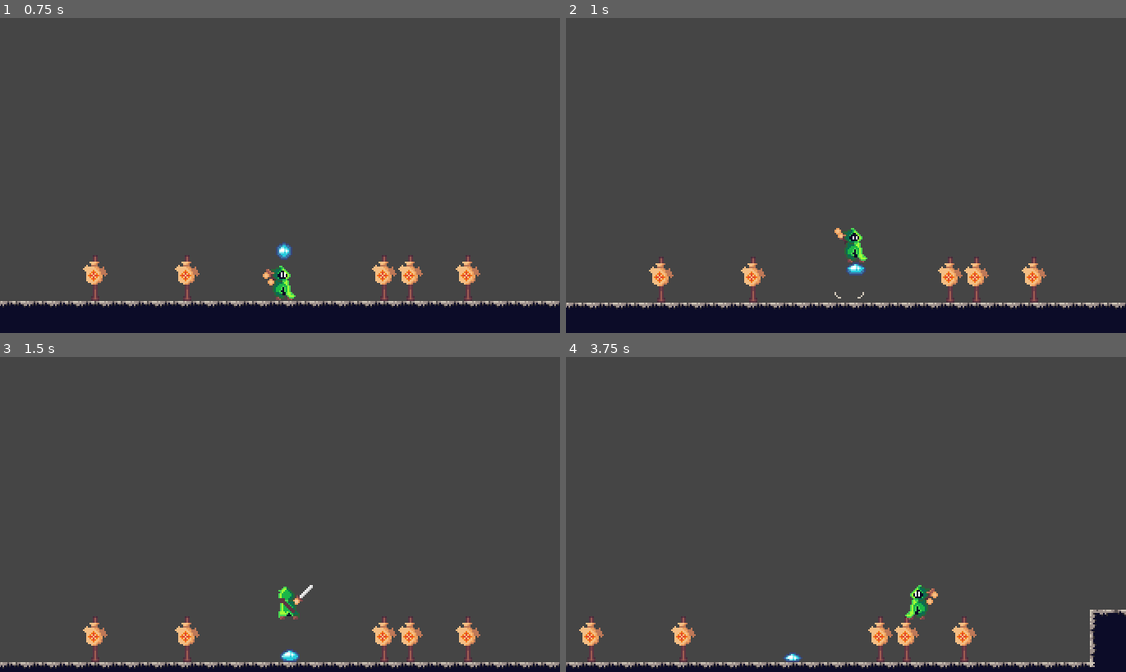
Above: before the commit, frames 1-4 (two rows, left to right).
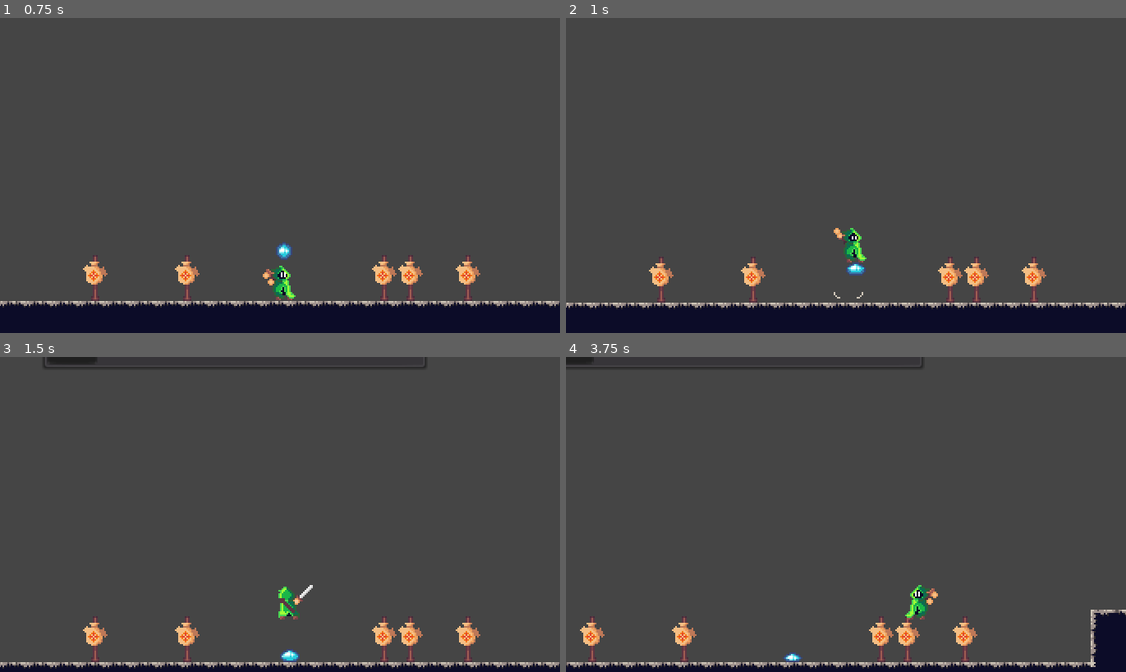
Above: after the commit, the same moments.

Repository: KrzysztofStaron/actionPlatformer
Game: Godot game, scene res://scenes/game.tscn
Two runs of this game, one before a commit and one after it. Both use one fixed random seed, a clock stepped at 60 frames per second and the inputs below.
Inputs (mouse positions are in pixels of both pictures, inside the frame that each line leads up to):
- Up to frame 1 (0.75 s): move the mouse to (403, 159) at 0.52 s; press the mouse at (403, 159) at 0.53 s; hold D (move_right) from 0.53 s (still down)
- Up to frame 2 (1 s): keep holding D (move_right); tap Space (jump) at 0.77 s
- Up to frame 3 (1.5 s): move the mouse to (168, 530) at 1.27 s; release D (move_right) at 1.28 s; release the mouse at (168, 530) at 1.28 s; hold A (move_left) from 1.28 s (still down); tap Ctrl (walk) at 1.35 s
- Up to frame 4 (3.75 s): tap Space (jump) at 1.52, 3.02 s; move the mouse to (902, 445) at 2.02 s; release A (move_left) at 2.03 s; press the mouse at (902, 445) at 2.03 s; hold D (move_right) 2.03-3.53 s; move the mouse to (818, 577) at 2.77 s; release the mouse at (818, 577) at 2.78 s; tap Ctrl (walk) at 2.85 s; move the mouse to (1014, 561) at 3.52 s; press the mouse at (1014, 561) at 3.53 s; hold A (move_left) from 3.53 s (still down)

Frame 1 is identical in both runs. In frame 2, 0.1% of the frame differs, in the area x 47-54%, y 66-90%; in frame 3, 0.6%; in frame 4, 1.5%, in the area x 0-100%, y 0-99%.

Commit message:
separate atack

Diff:
--- /dev/null
+++ b/player/data/atack.gd
@@ -0,0 +1,16 @@
+extends Node
+
+signal atacked
+
+export var atackDamage : int
+export var atackRandomines : int
+export var knockback : float
+
+func atack():
+	var atackBox := get_parent().get_parent().get_node("atackbox")
+
+	emit_signal("atacked")
+
+	var bodies : Array = atackBox.get_overlapping_bodies()
+	for object in bodies:
+		object.takeDamage(atackDamage + rand_range(-atackRandomines, atackRandomines), knockback * atackBox.scale.x)
--- /dev/null
+++ b/player/data/move.gd
@@ -0,0 +1,4 @@
+extends Node
+
+export var maxSpeed : float
+export var step : int
--- a/player/player.gd
+++ b/player/player.gd
@@ -2,14 +2,11 @@
 
 class_name Player
 
-signal atacked
-
 var velocity := Vector2.ZERO
 
-export var knockback := 10.0
+var maxSpeed : float
+var step : float
 
-export var maxSpeed := 70.0
-export var step := 210
 export var speedMultiplayer := 1.0
 
 var gravitation : int
@@ -20,8 +17,9 @@
 
 export var dust : PackedScene
 
-export var atackDamage := 34
-export var atackRandomines := 4
+var atackDamage : float
+var atackRandomines : float
+var knockback : float
 
 export var maxHealth := 100
 var health : int
@@ -37,6 +35,10 @@
 
 	gravitation = settings.gravitation
 	maxGravitation = settings.maxGravitation
+
+	var moveData := $data/move
+	maxSpeed = moveData.maxSpeed
+	step = moveData.step
 
 func _physics_process(delta: float) -> void:
 	var dir := MoveInput.axis("move_left", "move_right")
@@ -82,13 +84,6 @@
 	set_process(false)
 	set_physics_process(false)
 
-func atack():
-	emit_signal("atacked")
-	var objects = $atackbox.get_overlapping_bodies()
-	for object in objects:
-		# if object is Enemy:
-		object.takeDamage(atackDamage + rand_range(-atackRandomines, atackRandomines), knockback * $atackbox.scale.x)
-
 func summon_dust():
 	var newDust := dust.instance()
 	get_parent().add_child(newDust)
--- a/player/player.tscn
+++ b/player/player.tscn
@@ -9,6 +9,8 @@
 [ext_resource path="res://enemies/base/flash.tres" type="Shader" id=7]
 [ext_resource path="res://enemies/base/hitAim.tscn" type="PackedScene" id=8]
 [ext_resource path="res://player/textures/death.png" type="Texture" id=9]
+[ext_resource path="res://player/data/move.gd" type="Script" id=11]
+[ext_resource path="res://player/data/atack.gd" type="Script" id=12]
 
 [sub_resource type="ShaderMaterial" id=25]
 shader = ExtResource( 7 )
@@ -297,13 +299,25 @@
 "update": 1,
 "values": [ PoolVector2Array( 0, 0, 0, 0, 0, 0 ), PoolVector2Array( -0.774194, -4.97778, 3.09678, -3.55556, 4.25807, -1 …(277 unchanged characters)…
 }
-tracks/5/type = "method"
-tracks/5/path = NodePath(".")
+tracks/5/type = "value"
+tracks/5/path = NodePath(".:speedMultiplayer")
 tracks/5/interp = 1
 tracks/5/loop_wrap = true
 tracks/5/imported = false
 tracks/5/enabled = true
 tracks/5/keys = {
+"times": PoolRealArray( 0, 0.4, 0.9, 1.1 ),
+"transitions": PoolRealArray( 1, 1, 1, 1 ),
+"update": 1,
+"values": [ 0.2, 0.05, 0.4, 0.05 ]
+}
+tracks/6/type = "method"
+tracks/6/path = NodePath("data/atack")
+tracks/6/interp = 1
+tracks/6/loop_wrap = true
+tracks/6/imported = false
+tracks/6/enabled = true
+tracks/6/keys = {
 "times": PoolRealArray( 0.55, 1.1 ),
 "transitions": PoolRealArray( 1, 1 ),
 "values": [ {
@@ -313,18 +327,6 @@
 "args": [  ],
 "method": "atack"
 } ]
-}
-tracks/6/type = "value"
-tracks/6/path = NodePath(".:speedMultiplayer")
-tracks/6/interp = 1
-tracks/6/loop_wrap = true
-tracks/6/imported = false
-tracks/6/enabled = true
-tracks/6/keys = {
-"times": PoolRealArray( 0, 0.4, 0.9, 1.1 ),
-"transitions": PoolRealArray( 1, 1, 1, 1 ),
-"update": 1,
-"values": [ 0.2, 0.05, 0.4, 0.05 ]
 }
 
 [sub_resource type="Animation" id=33]
@@ -460,17 +462,16 @@
 z_index = 2
 collision_layer = 8
 script = ExtResource( 2 )
-knockback = 50.0
-speedMultiplayer = 0.6
+speedMultiplayer = 0.05
 jumpHeight = -145
 dust = ExtResource( 6 )
 
 [node name="Sprite" type="Sprite" parent="."]
 material = SubResource( 25 )
 position = Vector2( 0, 1 )
-texture = ExtResource( 9 )
-hframes = 5
-vframes = 5
+texture = ExtResource( 1 )
+hframes = 2
+vframes = 2
 frame = 1
 
 [node name="collision" type="CollisionShape2D" parent="."]
@@ -494,6 +495,19 @@
 position = Vector2( 7, 4 )
 scale = Vector2( 2.58333, 2.8125 )
 polygon = PoolVector2Array( 3.87097, -4.97778, 3.87097, 3.91111, -0.387097, 3.91111, -0.387097, -4.97778 )
+
+[node name="data" type="Node" parent="."]
+
+[node name="atack" type="Node" parent="data"]
+script = ExtResource( 12 )
+atackDamage = 34
+atackRandomines = 4
+knockback = 50.0
+
+[node name="move" type="Node" parent="data"]
+script = ExtResource( 11 )
+maxSpeed = 70.0
+step = 210
 
 [node name="hitAim" parent="." instance=ExtResource( 8 )]
 
--- a/scenes/game.tscn
+++ b/scenes/game.tscn
@@ -8,6 +8,10 @@
 [ext_resource path="res://enemies/slime/slime.tscn" type="PackedScene" id=6]
 [ext_resource path="res://tilesets/map/map.tres" type="TileSet" id=7]
 
+[sub_resource type="AnimationNodeStateMachinePlayback" id=2]
+
+[sub_resource type="DynamicFont" id=1]
+
 [node name="game" type="Node2D"]
 
 [node name="WorldEnvironment" type="WorldEnvironment" parent="."]
@@ -15,6 +19,9 @@
 
 [node name="player" parent="." instance=ExtResource( 3 )]
 position = Vector2( 145, 176 )
+
+[node name="animation" parent="player" index="7"]
+parameters/playback = SubResource( 2 )
 
 [node name="camera" parent="player" instance=ExtResource( 4 )]
 position = Vector2( 0, -64 )
@@ -62,4 +69,16 @@
 format = 1
 tile_data = PoolIntArray( 524316, 0, 0, 524317, 0, 2, 589851, 0, 0, 589852, 0, 131078, 589853, 0, 65538, 655381, 0, 0,  …(1384 unchanged characters)…
 
-[connection signal="atacked" from="player" to="player/camera/shake" method="start"]
+[node name="UI" type="Control" parent="."]
+margin_right = 40.0
+margin_bottom = 40.0
+
+[node name="ProgressBar" type="ProgressBar" parent="UI"]
+margin_right = 235.0
+margin_bottom = 14.0
+custom_fonts/font = SubResource( 1 )
+value = 14.61
+
+[connection signal="atacked" from="player/data/atack" to="player/camera/shake" method="start"]
+
+[editable path="player"]
Not shown: 1 places in player/player.tscn that only renumber resources
Binary file added: player/textures/fall.png
Not shown, added: player/textures/fall.png.import
Binary file added: player/textures/jump.png
Not shown, added: player/textures/jump.png.import
Not shown: 1 places in scenes/game.tscn that only renumber resources
